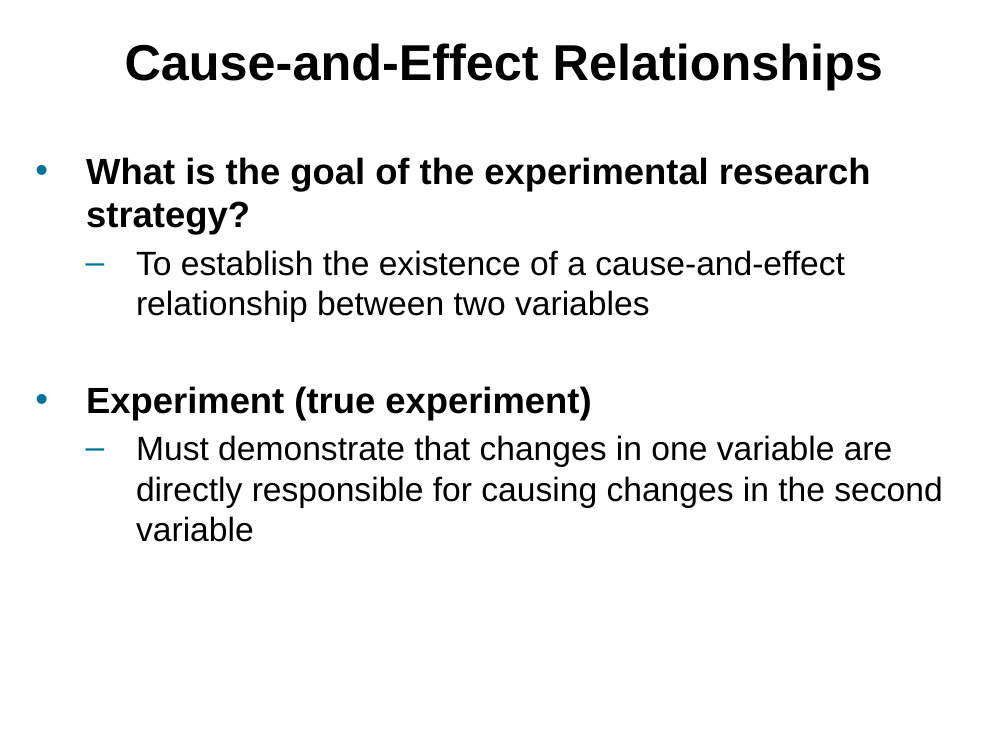
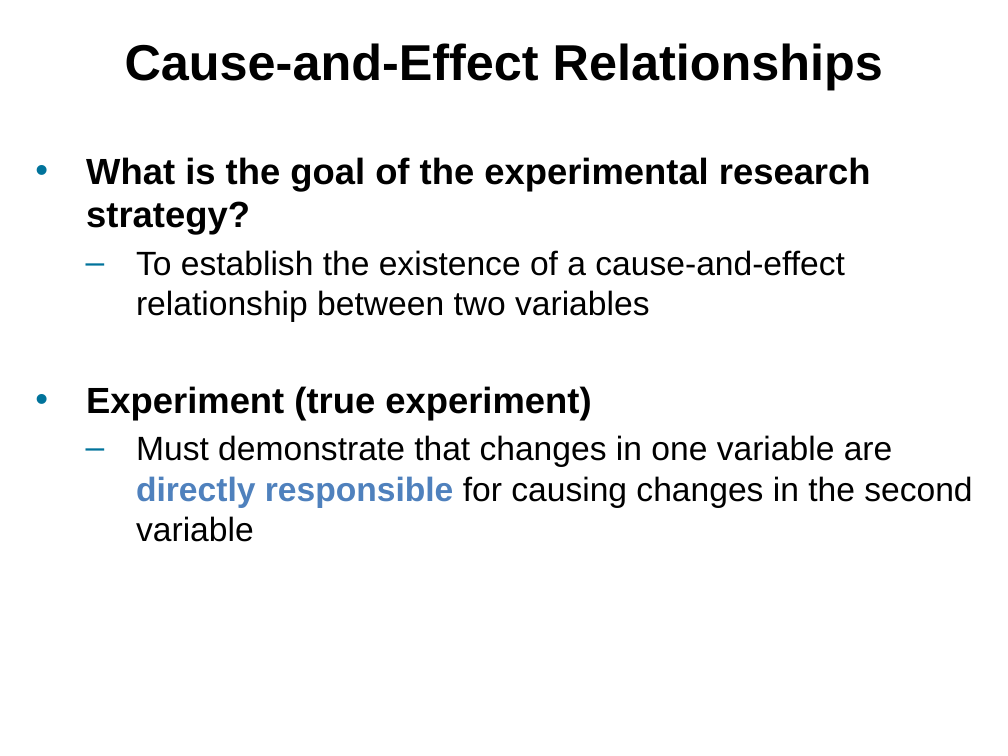
Before and after one commit to npm27/Teaching-Materials, a slide deck: slide 2 of Research Methods/Slides/Chapter 7.pptx. Drawn at 1008x756 pixels with LibreOffice and Linux fonts; fonts in the diff are those of the drawing. Boxes give left, top, right and bottom in pixels: in the first picture for what was removed or moved away, otherwise in the second. Text is boxed around its words. In the diff, an @@ line names an element or a change of style, - is before the commit and + after.

```diff
--- a/Research Methods/Slides/Chapter 7.pptx
+++ b/Research Methods/Slides/Chapter 7.pptx
@@ text at (136,435,972,542): text colour #000000 to #4F81BD, bold on in "directly responsible" @@
```
Also in this commit, not shown: 1 other slide changed, 8 slides added, 3 slides removed.
